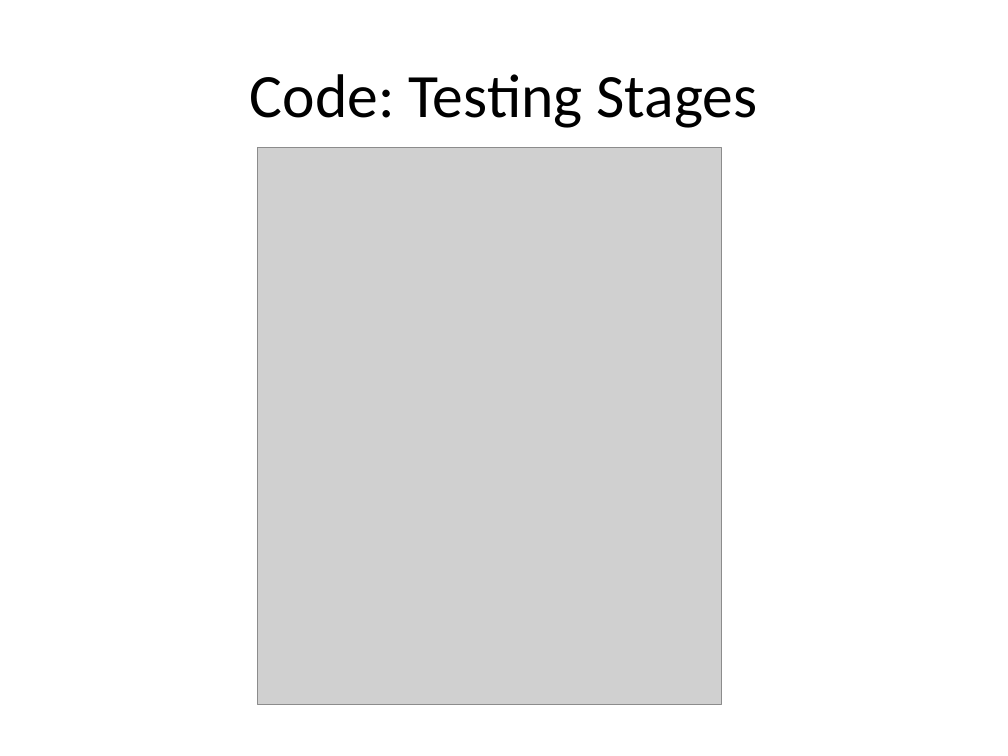
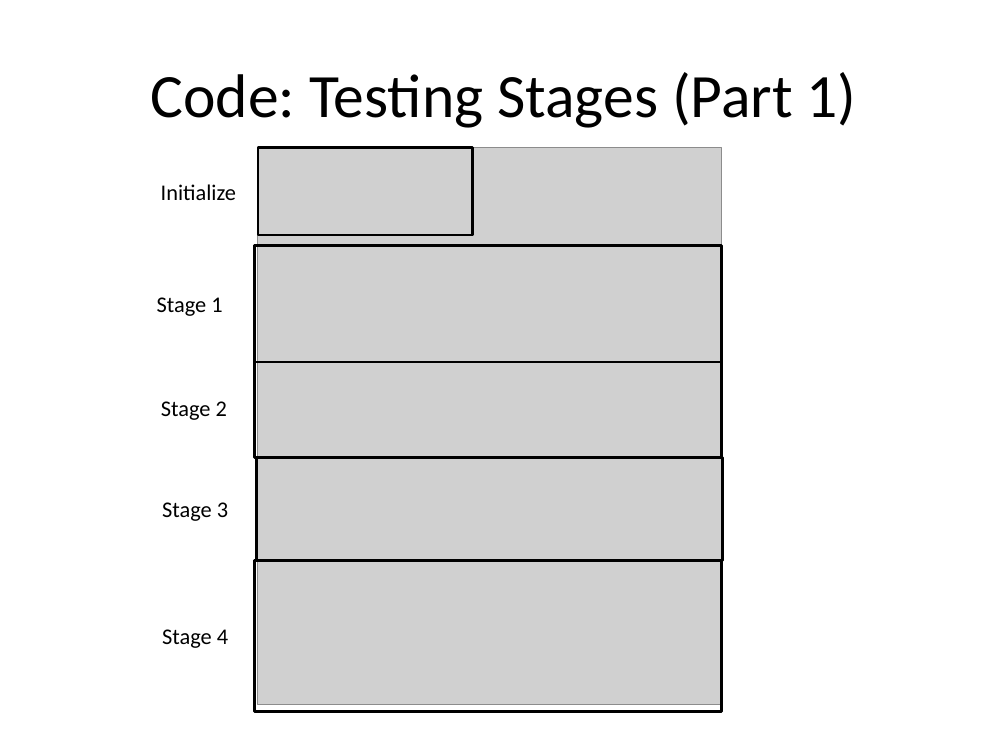
Before and after one commit to jzrlza/SmartHomePrototype, a slide deck: slide 21 of project_presentation.pptx (slide 19 before the commit). Drawn at 1008x756 pixels with LibreOffice and Linux fonts; fonts in the diff are those of the drawing; grey boxes stand for pictures. Boxes give left, top, right and bottom in pixels: in the first picture for what was removed or moved away, otherwise in the second. Text is boxed around its words. In the diff, an @@ line names an element or a change of style, - is before the commit and + after.

```diff
--- a/project_presentation.pptx
+++ b/project_presentation.pptx
@@ title at box(150, 72, 857, 128): text changed @@
-Code: Testing Stages
+Code: Testing Stages (Part 1)
@@ rectangle added at box(258, 148, 473, 236), outline #000000 2 pt @@
@@ text added at box(161, 184, 236, 200), 16 pt, text #000000 @@
+Initialize
@@ rectangle added at box(255, 246, 722, 363), outline #000000 2 pt @@
@@ text added at box(157, 297, 222, 316), 16 pt, text #000000 @@
+Stage 1
@@ rectangle added at box(255, 362, 722, 457), outline #000000 2 pt @@
@@ text added at box(161, 401, 227, 420), 16 pt, text #000000 @@
+Stage 2
@@ rectangle added at box(256, 458, 723, 560), outline #000000 2 pt @@
@@ text added at box(162, 502, 228, 521), 16 pt, text #000000 @@
+Stage 3
@@ rectangle added at box(255, 560, 722, 712), outline #000000 2 pt @@
@@ text added at box(162, 629, 228, 648), 16 pt, text #000000 @@
+Stage 4
```
Also in this commit, not shown: 9 other slides changed, 11 slides added, 8 slides removed.
